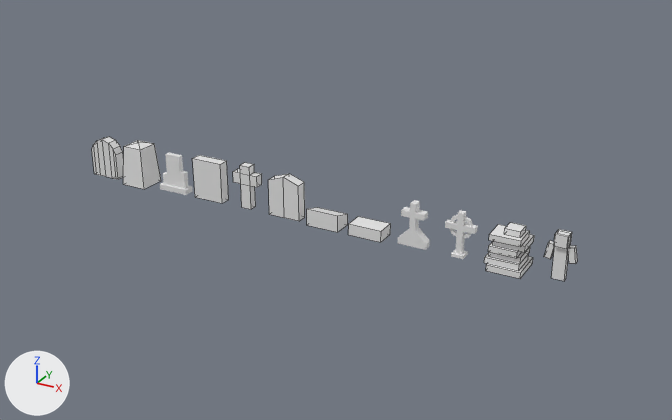
Before and after pictures for a commit that changed the Blender file gravestones.blend.
The view is the same before and after, from a 50 mm camera at (8.84, -15.69, 7.74) aimed at (0.0, 0.38, -0.3). Every picture has the same lights, and +X, +Y and +Z are marked at lower left. Mesh edges are drawn as thin lines on the coarser meshes.

In view in the first picture: '0', '1', '10', '11', '2', '3', '4', '5', '6', '7', '8', '9'.
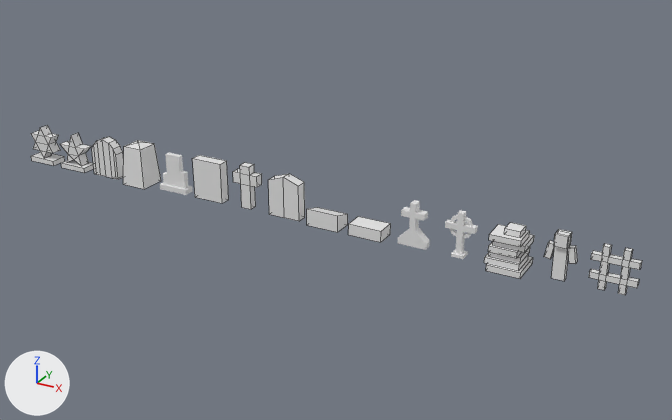
Changed parts and their boxes (x1, y1, x2, y2) in the pictures (672 x 420 px):
'14', added: after (589, 244, 642, 295)
'13', added: after (31, 125, 65, 166)
'12', added: after (60, 133, 94, 173)

The edits, one by one:
Mesh me_cube_012 is new.
It has 28 vertices, 30 faces and spans x -0.393..0.393, y -0.25..0.125, z -0.188..0.684.
It uses material mat_default_junglewood_png (its picture is missing).
Mesh me_cube_014 is new.
It has 32 vertices, 34 faces and spans x -0.375..0.375, y -0.188..0.188, z -0.062..0.838.
It uses material mat_default_junglewood_png (its picture is missing).
Mesh me_cube_016 is new.
It has 64 vertices, 80 faces and spans x -0.437..0.438, y -0.063..0.063, z -0.5..0.375.
It uses material mat_default_junglewood_png (its picture is missing).
Object '12' (ob_12) is new; it shows me_cube_012.
Its location is (-7.0, 0.06, -0.31).
Object '13' (ob_13) is new; it shows me_cube_014.
Its location is (-8.0, 0.0, -0.44).
Object '14' (ob_14) is new; it shows me_cube_016.
Its location is (6.0, 0.0, 0.0).
